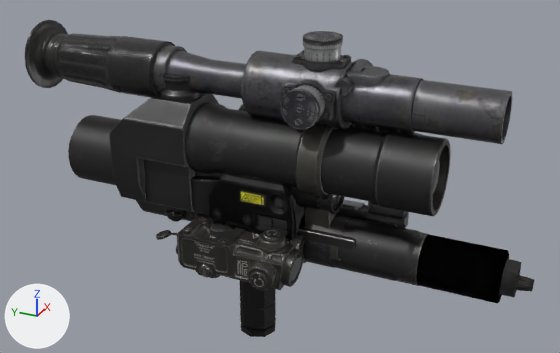
Before and after pictures for a commit that changed the glTF model apps/web/public/models/attach.glb.
Rendered twice from a camera (50 mm lens) standing at (-0.496, -0.249, 0.294) and looking at (-0.001, -0.026, 0.047). Lighting does not change. The marker at lower left points along +X, +Y and +Z. The picture after the commit comes second. Where no turn or scale is listed for an object, it has been applied to the vertices. Vertices at exactly the same position are counted once.

The scene before the commit, as lines of its bpy script (objects in view):
```python
ob_11_main_0 = bpy.data.objects.new('11_Main_0', me_holo_11_main_0)
ob_11_main_0.location = (-0.0003, -0.0134, 0.0423)
ob_13_main_0 = bpy.data.objects.new('13_Main_0', me_holo_13_main_0)
ob_13_main_0.location = (0.0003, -0.0449, 0.0234)
ob_circle_014_boltsnnuts_0 = bpy.data.objects.new('Circle.014_BoltsNnuts_0', me_pso1_circle_014_boltsnnuts_0)
ob_circle_014_boltsnnuts_0.location = (0.0063, -0.064, 0.0758)
ob_circle_014_mount_0 = bpy.data.objects.new('Circle.014_Mount_0', me_pso1_circle_014_mount_0)
ob_circle_014_mount_0.location = (0.0139, -0.0558, 0.0547)
ob_circle_014_scope_0 = bpy.data.objects.new('Circle.014_Scope_0', me_pso1_circle_014_scope_0)
ob_circle_014_scope_0.location = (-0.0043, 0.0, 0.1166)
ob_object_10 = bpy.data.objects.new('Object_10', me_sup_54r_object_10)
ob_object_10.location = (0.0, -0.11, 0.0)
ob_object_2 = bpy.data.objects.new('Object_2', me_scope_4x_object_2)
ob_object_2.location = (0.0, 0.0, 0.0351)
# also in view: 'Object_14' at (0.0, -0.1, 0.0); 'PBS-4_PBS4_0' at (0.0, -0.1, 0.0); 'wRing.064_Perst_4_tex_0' at (-0.044, -0.039, 0.016); 'wRing.049_Perst_4_tex_0' at (-0.064, -0.039, -0.005); '14_Main_0' at (0.0, 0.002, 0.037)
```
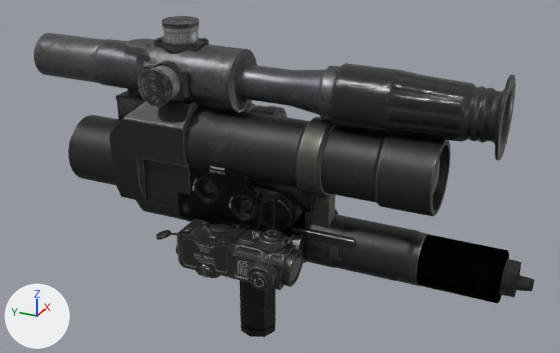
What changed in the scene script:
```text
Change me_pso1_circle_014_scope_0:
    where me_pso1_circle_014_scope_0.from_pydata(...)  # 1885 vertices, 3230 faces; spans x -0.035..0.035, y -0.188..0.188, z -0.042..0.042
    me_pso1_circle_014_scope_0 part 1: the loose piece of 32 vertices spanning x 0.006..0.029, y -0.089..-0.07, z 0.003..0.022 is moved by (0.0, 0.16, 0.0)
    me_pso1_circle_014_scope_0 part 2: the loose piece of 504 vertices spanning x -0.017..0.031, y -0.188..0.102, z -0.023..0.025 is rebuilt with 504 vertices and now spans x -0.017..0.031, y -0.102..0.188, z -0.023..0.025
    me_pso1_circle_014_scope_0 part 3: 14 loose pieces with 877 vertices, spanning x -0.035..0.034, y -0.107..-0.036, z -0.042..0.042, are deleted
    me_pso1_circle_014_scope_0 part 4: 408 vertices removed from x -0.022..0.035, y 0.073..0.188, z -0.028..0.029; 853 vertices added at x -0.035..0.034, y 0.036..0.107, z -0.042..0.042
    me_pso1_circle_014_scope_0 part 5: 408 vertices added at x -0.022..0.035, y -0.188..-0.073, z -0.028..0.029
Change me_pso1_circle_014_mount_0:
    remove me_pso1_circle_014_mount_0.from_pydata(...)  # 2047 vertices, 3502 faces; spans x -0.0251..0.0251, y -0.0706..0.0706, z -0.0547..0.0547
    add me_pso1_circle_014_mount_0.from_pydata(...)  # 2046 vertices, 3499 faces; spans x -0.0251..0.0251, y -0.0706..0.0706, z -0.0547..0.0547
    me_pso1_circle_014_mount_0 part 6: the loose piece of 24 vertices spanning x -0.0058..0.0145, y -0.0706..-0.0381, z -0.0073..0.0327 is moved by (0.0, 0.1087, 0.0)
    me_pso1_circle_014_mount_0 part 7: the loose piece of 24 vertices spanning x -0.0132..0.0138, y -0.0409..-0.0381, z 0.0323..0.0547 is moved by (0.0, 0.0953, 0.0)
    me_pso1_circle_014_mount_0 part 8: the loose piece of 147 vertices spanning x -0.0073..0.0119, y -0.0674..0.0448, z -0.0541..-0.029 is rebuilt with 147 vertices and now spans x -0.0073..0.0119, y -0.0448..0.0674, z -0.0541..-0.029
    me_pso1_circle_014_mount_0 part 9: the loose piece of 98 vertices spanning x -0.0052..0.0114, y -0.0321..0.0096, z -0.0419..-0.028 is rebuilt with 98 vertices and now spans x -0.0052..0.0114, y -0.0096..0.0321, z -0.0419..-0.028
    me_pso1_circle_014_mount_0 part 10: the loose piece of 27 vertices spanning x -0.002..0.0127, y -0.0663..0.0427, z 0.025..0.0494 is rebuilt with 27 vertices and now spans x -0.002..0.0127, y -0.0427..0.0663, z 0.025..0.0494
    me_pso1_circle_014_mount_0 part 11: 11 loose pieces with 860 vertices, spanning x -0.0149..0.0251, y -0.0623..0.0706, z -0.0225..0.0547, are deleted
    me_pso1_circle_014_mount_0 part 12: 525 vertices removed from x -0.0251..0.025, y -0.0657..0.0449, z -0.0543..0.0513; 1363 vertices added at x -0.0251..0.0251, y -0.0706..0.0657, z -0.0543..0.0513
    other edits to the shape of me_pso1_circle_014_mount_0 do not show in these pictures
Change me_holo_11_main_0:
    remove me_holo_11_main_0.from_pydata(...)  # 518 vertices, 1068 faces; spans x -0.0296..0.0296, y -0.0354..0.0354, z -0.0335..0.0335
    add me_holo_11_main_0.from_pydata(...)  # 519 vertices, 1070 faces; spans x -0.0296..0.0296, y -0.0354..0.0354, z -0.0335..0.0335
    me_holo_11_main_0 part 13: 518 vertices removed from x -0.0296..0.0296, y -0.0354..0.0354, z -0.0335..0.0335; 519 vertices added at x -0.0296..0.0296, y -0.0354..0.0354, z -0.0335..0.0335
Change me_scope_4x_object_2:
    where me_scope_4x_object_2.from_pydata(...)  # 12477 vertices, 24912 faces; spans x -0.0253..0.0253, y -0.075..0.075, z -0.0351..0.0351
    me_scope_4x_object_2 part 14: the loose piece of 5235 vertices spanning x -0.0248..0.0228, y -0.0746..0.0736, z -0.0228..0.0335 is rebuilt with 5041 vertices and now spans x -0.0228..0.0248, y -0.0736..0.0746, z -0.0228..0.0335
    me_scope_4x_object_2 part 15: 10 loose pieces with 5739 vertices, spanning x -0.0253..0.0253, y -0.075..0.0662, z -0.0351..0.0351, are deleted
    me_scope_4x_object_2 part 16: 1503 vertices removed from x -0.0187..0.0164, y -0.0123..0.075, z -0.0327..0.0331; 7436 vertices added at x -0.0253..0.0253, y -0.075..0.075, z -0.0351..0.0351
Change ob_circle_014_mount_0:
    ob_circle_014_mount_0.location: (0.0139, -0.0558, 0.0547) -> (0.0139, 0.0558, 0.0547)
Change ob_circle_014_boltsnnuts_0:
    ob_circle_014_boltsnnuts_0.location: (0.0063, -0.064, 0.0758) -> (0.0063, 0.064, 0.0758)
Change ob_11_main_0:
    ob_11_main_0.location: (-0.0003, -0.0134, 0.0423) -> (0.0003, 0.0134, 0.0423)
Change ob_13_main_0:
    ob_13_main_0.location: (0.0003, -0.0449, 0.0234) -> (-0.0003, 0.0449, 0.0234)
```

Boxes (x1, y1, x2, y2) around the edits, measured in the pictures (560 x 353 px; the box of a moved part takes in the faces that stretch with it):
'Circle.014_Scope_0', reshaped (17% taller): before (25, 20, 512, 144); after (34, 16, 516, 161)
'11_Main_0', reshaped, moved (10% shorter): before (208, 172, 294, 241); after (178, 166, 261, 228)
'Circle.014_Mount_0', reshaped, moved: before (239, 104, 422, 228); after (117, 89, 287, 120)
'Object_2', reshaped: before (164, 171, 344, 224); after (208, 179, 338, 214)
'Circle.014_BoltsNnuts_0', moved: before (283, 50, 369, 130); after (116, 38, 207, 100)
'13_Main_0', moved (not visible afterwards): before (292, 197, 305, 235)
part 1 of me_pso1_circle_014_scope_0, moved or reshaped (not visible afterwards): before (353, 59, 373, 67)
part 2 of me_pso1_circle_014_scope_0, rebuilt (15% narrower, 10% shorter): before (152, 45, 512, 144); after (34, 33, 341, 122)
part 3 of me_pso1_circle_014_scope_0, deleted: before (280, 31, 390, 130)
part 4 of me_pso1_circle_014_scope_0, reshaped: before (25, 20, 175, 98); after (125, 16, 209, 106)
part 5 of me_pso1_circle_014_scope_0, added: after (331, 63, 516, 161)
part 6 of me_pso1_circle_014_mount_0, moved or reshaped (not visible before): after (117, 90, 146, 120)
part 7 of me_pso1_circle_014_mount_0, moved or reshaped: before (372, 126, 379, 131); after (131, 89, 140, 98)
part 8 of me_pso1_circle_014_mount_0, rebuilt (not visible afterwards): before (337, 205, 409, 228)
part 9 of me_pso1_circle_014_mount_0, rebuilt (not visible afterwards): before (342, 200, 365, 210)
part 10 of me_pso1_circle_014_mount_0, rebuilt (mostly hidden): before (350, 123, 415, 134); after (128, 89, 141, 95)
part 11 of me_pso1_circle_014_mount_0, deleted (mostly hidden): before (239, 104, 401, 132)
part 12 of me_pso1_circle_014_mount_0, cut back: before (282, 119, 409, 218); after (205, 103, 287, 118)
part 14 of me_scope_4x_object_2, rebuilt: before (195, 171, 344, 215); after (248, 179, 314, 213)
part 15 of me_scope_4x_object_2, deleted (mostly hidden): before (164, 195, 341, 224)
part 16 of me_scope_4x_object_2, reshaped (mostly hidden): after (208, 180, 338, 214)
'10_Main_0', unchanged, uncovered by the edit: after (260, 197, 293, 230)
